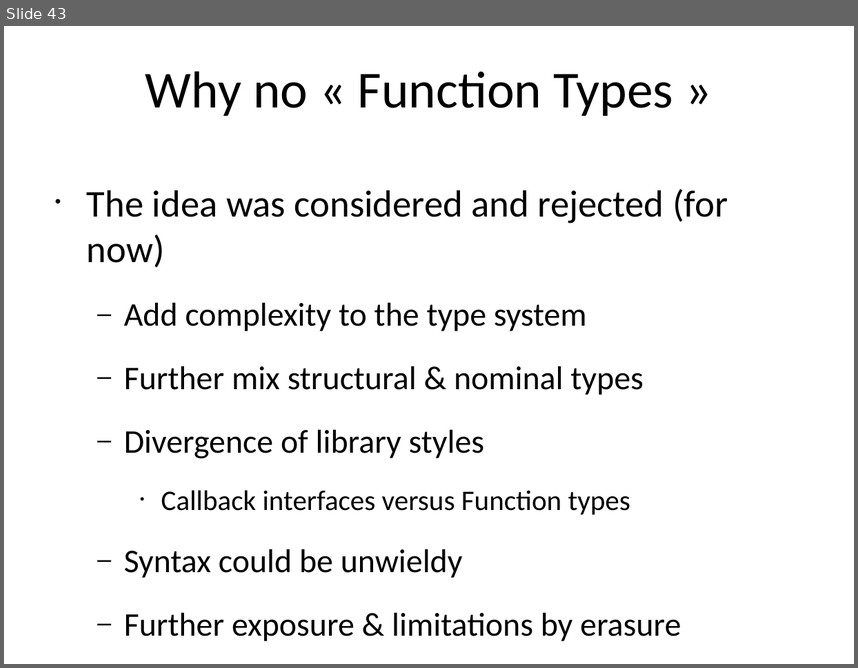
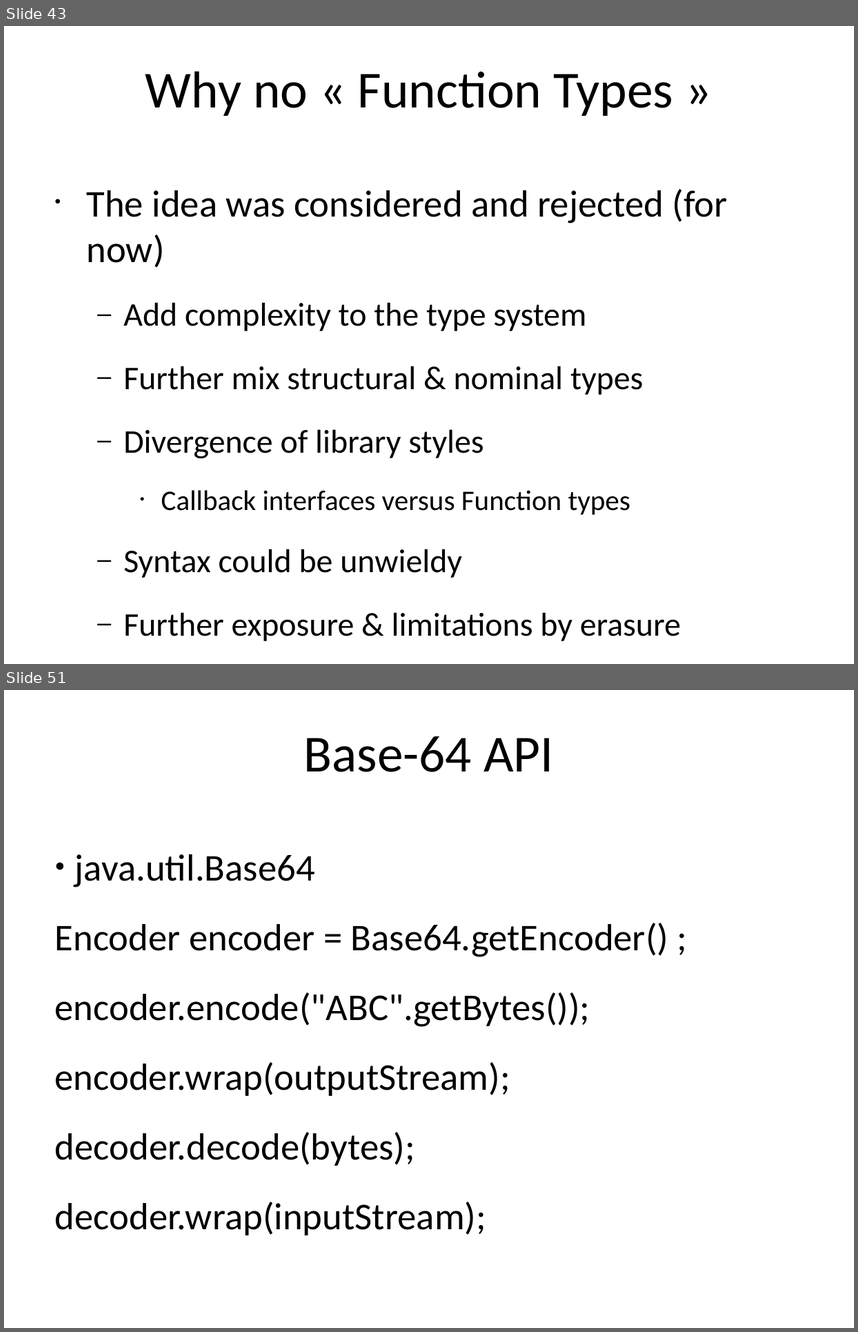
Before and after one commit to kwakeroni/workshops, a slide deck: workshop-java8.ppt. Shown one above the other, each under a label of ours: slide 43 before the commit, slides 43 and 51 after it; the slides between them are not shown. The pictures are 858x668 and 858x1332 pixels, drawn with LibreOffice and Linux fonts; fonts in the diff are those of the drawing. Boxes give left, top, right and bottom in pixels: in the first picture for what was removed or moved away, otherwise in the second. Text is boxed around its words. In the diff, an @@ line names an element or a change of style, - is before the commit and + after.

```diff
--- a/workshop-java8.ppt
+++ b/workshop-java8.ppt
@@ slide 51 added at <box>4,690,854,1328</box>, background #FFFFFF @@
@@ title added at <box>304,736,553,772</box>, 44 pt, text #000000 @@
+Base-64 API
@@ text added at <box>55,854,668,1235</box>, 32 pt, text #000000 @@
+● java.util.Base64
+Encoder encoder = Base64.getEncoder() ;
+encoder.encode("ABC".getBytes());
+encoder.wrap(outputStream);
+decoder.decode(bytes);
+decoder.wrap(inputStream);
```
Also in this commit, not shown: 33 other slides changed, 9 other slides added, 14 other files.
